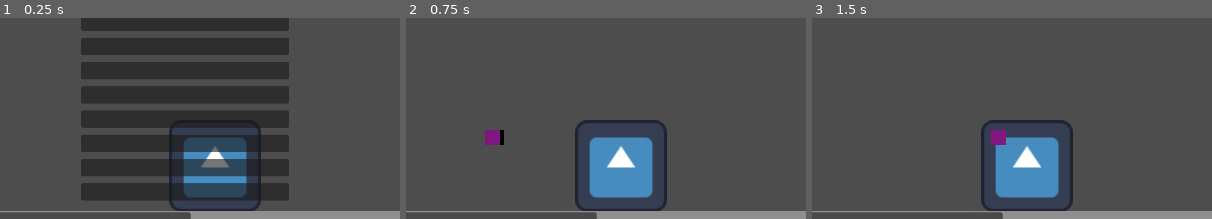
Above: before the commit, frames 1-3 (left to right).
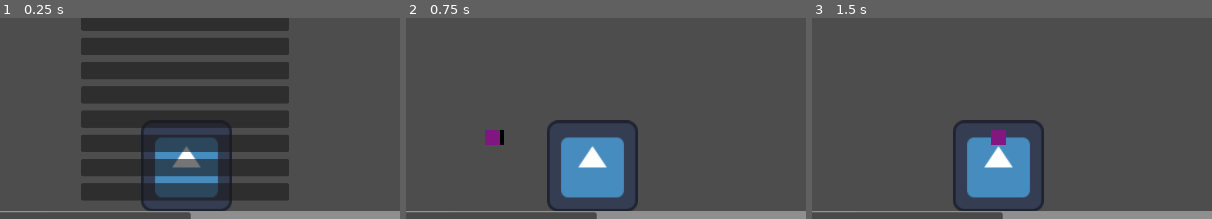
Above: after the commit, the same moments.

Repository: EdmundWohlmuth/vn-boilerplate
Game: Godot game, scene res://Gameplay/Scenes/stage.tscn
Two runs of this game, one before a commit and one after it. Both use one fixed random seed, a clock stepped at 60 frames per second and the inputs below. The engine's default icon, where the game draws it, is replaced by a stand-in: a white triangle on a blue panel in a dark square.
Inputs (mouse positions are % of the whole screen's width and height, from its top left):
- Up to frame 1 (0.25 s): no input
- Up to frame 2 (0.75 s): click (50, 3) at 0.5 s
- Up to frame 3 (1.5 s): tap Enter at 1.25 s; move the mouse to (72, 39) at 1.27 s; press the mouse at (72, 39) at 1.28 s
The pictures show only the part of the screen within x 27-77%, y 15-65%; the shares and areas given below are measured in that part.

The runs differ from the first frame. In frame 1, 5.4% of the frame differs, in the area x 35-66%, y 54-97%; in frame 2, 6.4%, in the area x 35-66%, y 50-97%; in frame 3, 6.4%.

Commit message:
Fixed adding char bug

Diff:
--- a/Dialogue/Scripts/Dialogue_Manager.gd
+++ b/Dialogue/Scripts/Dialogue_Manager.gd
@@ -102,7 +102,7 @@
   if dialogue[str(index)].has("Add_Char"):
     GameManager.stage_m.add_actor(dialogue[str(index)]["Name"], dialogue[str(index)]["Enter_From"])
   if dialogue[str(index)].has("Remove_Char"):
-     GameManager.stage_m.remove_actor(dialogue[str(index)]["Name"], dialogue[str(index)]["Exit_To"])
+    GameManager.stage_m.remove_actor(dialogue[str(index)]["Remove_Char"], dialogue[str(index)]["Exit_To"])
 
 # parses the string to display enclosed [] at the same time
 func complete_text_effect(string_index, text:String) -> String:
--- a/Gameplay/Scenes/stage.tscn
+++ b/Gameplay/Scenes/stage.tscn
@@ -27,5 +27,5 @@
 [node name="DialogueBox" parent="." instance=ExtResource("2_avvys")]
 
 [node name="Sprite3D" type="Sprite3D" parent="."]
-transform = Transform3D(1, 0, 0, 0, 1, 0, 0, 0, 1, 3.4, 0.6, -2.1)
+transform = Transform3D(1, 0, 0, 0, 1, 0, 0, 0, 1, 3, 0.6, -2.1)
 texture = ExtResource("3_wy0gi")
--- a/Gameplay/Scripts/stage_manager.gd
+++ b/Gameplay/Scripts/stage_manager.gd
@@ -37,7 +37,10 @@
 # Starts the process to adding a character to the scene
 func add_actor(actor_name:StringName, enter_text:StringName = "LEFT"):
   var enter_from:enter_pos
-  var has_added:bool = false
+
+  for actor in actor_array:
+    if actor.char_name == actor_name:
+      return
 
   match enter_text:
     "LEFT": enter_from = enter_pos.LEFT
@@ -46,10 +49,6 @@
   var instance = TEMP.instantiate()
   instance.char_name = actor_name
   add_child(instance) ## This will cause bugs <-- Fix me pls
-
-  #for actor in actor_array:
-    #if actor.char_name == actor_name:
-      #has_added = true
 
   match enter_from:
     enter_pos.LEFT:
@@ -65,7 +64,7 @@
   set_positions(enter_from)
 
 # Sets the Vector3 Positions where characters will be placed
-func set_positions(enter_from:enter_pos):
+func set_positions(enter_from:enter_pos = enter_pos.LEFT):
   if actors_num <= 0: return
   # Set vars
   var pos:Vector3 = position_offset
@@ -81,7 +80,8 @@
     tween.tween_property(actor_array[x], "position", position_array[x], time_to_enter)
 
 # Starts the process for removing a character from the scene
-func remove_actor(to_remove:StringName, exit_dir:StringName = "RIGHT"):
+func remove_actor(to_remove:StringName, exit_dir:StringName = "RIGHT"): ## JUST REDO THIS
+  print("to remove: " + to_remove)
   var exit_to:enter_pos
   var can_remove:bool = false
   var temp_array:Array = actor_array
@@ -91,16 +91,19 @@
     "LEFT": exit_to = enter_pos.LEFT
     "RIGHT": exit_to = enter_pos.RIGHT
 
-  for a in temp_array.size():
-    if temp_array[a].name == to_remove:
+  for a in actor_array.size() -1:
+    if actor_array[a].char_name == to_remove:
       can_remove = true
-      actor_array.remove_at(a)
+      temp_array.remove_at(a - 1)
       removed_char = actor_array[a]
-      break
+      print("removed: " + actor_array[a].char_name)
 
-  if can_remove: removed_char.queue_free()
-
-  actors_num -= 1
+  if can_remove:
+    removed_char.queue_free()
+    actors_num -= 1
+    actor_array = temp_array
+    set_positions()
+    return
 
 # this will place all characters based on the required setup from load game
 func load_scene():
